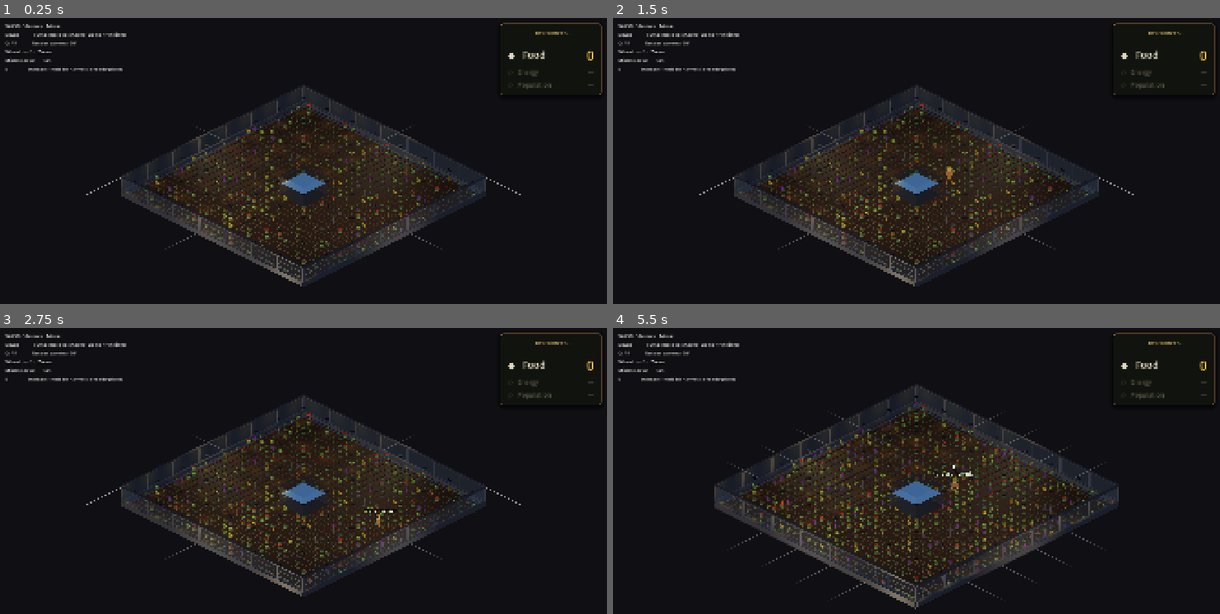
Above: before the commit, frames 1-4 (two rows, left to right).
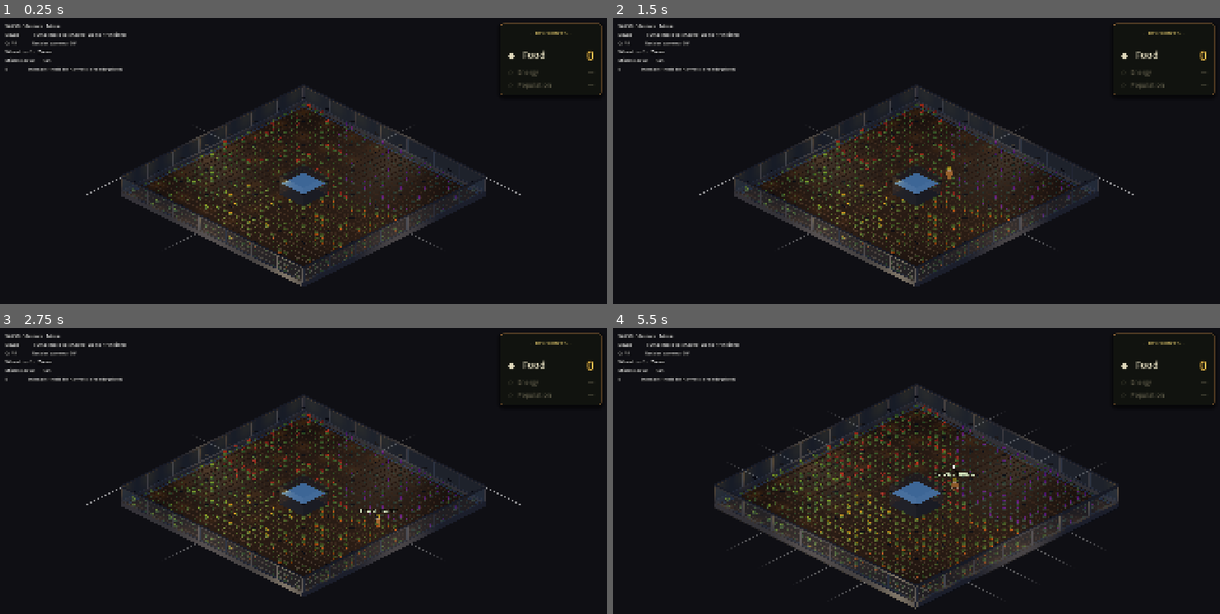
Above: after the commit, the same moments.

Repository: jaredclarkgay/space-tower-iso
Game: Godot game, scene res://scenes/iso_prototype/iso_prototype.tscn
Two runs of this game, one before a commit and one after it. Both use one fixed random seed, a clock stepped at 60 frames per second and the inputs below.
Inputs (mouse positions are in pixels of both pictures, inside the frame that each line leads up to):
- Up to frame 1 (0.25 s): no input
- Up to frame 2 (1.5 s): tap Enter at 0.5 s; move the mouse to (1050, 169) at 0.52 s; hold D (move_right) 0.53-1.28 s; hold E (interact) 0.53-1.28 s; tap Space (jump) at 0.77, 1.25 s; tap 1 at 0.8, 1.35 s; move the mouse to (795, 203) at 1.27 s; hold S (move_down) from 1.28 s (still down)
- Up to frame 3 (2.75 s): tap Space (jump) at 1.52 s; tap 9 at 1.55, 2.1 s; move the mouse to (364, 422) at 2.02 s; release S (move_down) at 2.03 s; hold D (move_right) from 2.03 s (still down); hold E (interact) from 2.03 s (still down)
- Up to frame 4 (5.5 s): move the mouse to (886, 565) at 2.77 s; release D (move_right) at 2.78 s; release E (interact) at 2.78 s; hold W (move_up) 2.78-3.53 s; tap Middle mouse button (camera_pan) at 2.85 s; tap Space (jump) at 3.02, 3.77, 4.25, 4.52 s; tap 1 at 3.05, 5.3 s; tap Enter at 3.5, 5 s; move the mouse to (1098, 548) at 3.52 s; hold Q (camera_rotate_left) 3.53-4.28 s; hold A (move_left) 3.53-5.03 s; tap 9 at 3.8 s; tap Escape at 4.15 s; move the mouse to (734, 445) at 4.27 s; tap R (camera_rotate_right) at 4.35 s; tap E (interact) at 4.55 s; move the mouse to (946, 496) at 5.02 s; hold S (move_down) from 5.03 s (still down); hold Mouse wheel up (camera_zoom_in) from 5.03 s (still down)

The runs differ from the first frame. In frame 1, 2.4% of the frame differs, in the area x 20-80%, y 30-92%; in frame 2, 2.6%; in frame 3, 2.8%; in frame 4, 3.8%, in the area x 17-84%, y 26-95%.

Commit message:
feat(iso): crops cluster by type, Cody dialogue tree, 3× capacity
Three operator-driven changes.

1. Plants of the same kind cluster into Voronoi patches instead of being
   randomly scattered. Each plant type gets a single seed cell at a
   deterministic random position; every plot is assigned the type of its
   nearest seed. Pumpkins grow next to pumpkins, peppers next to peppers.
   _build_plot now takes plant_type as an explicit parameter (previously
   re-rolled inside).

2. Cody dialogue tree — a 22-node CYOA conversation accessible whenever
   the player presses E near him after arrival.
   - try_interact now opens a full-screen-width PanelContainer at the
     bottom of the HUD with a programmatic Cody portrait, his name, the
     current node's text, and 1..N labelled buttons.
     Buttons are clickable; number keys 1-9 also select; ESC closes.
   - Root node is dynamic — pulls greeting text and the available
     choices from the robot's current state, so "Activate" appears
     in AWAITING_ACTIVATION and "Collect N crops" appears in
     FULL_AWAITING_PICKUP. is_interactable_at relaxed so MOVING and
     HARVESTING are also engageable.
   - Branches: daily life (counting, the Foreman, boredom, stairs),
     about (origin, family, admiration for human free will), tricks
     (spin, LED rainbow, happy dance). Themes: loneliness, deference
     to choice, autonomy under constraint, his catalogue of personal
     experience.
   - Tricks are real animations: Spin tweens _body_root.rotation.y by
     TAU; LEDs rainbow-cycle 7 colours through the existing _led_mat
     (with _led_override_active to suppress _update_led during the
     show); Dance bobs _body_root.position.y three times. Each
     advances the dialogue to a "_done" follow-up node where Cody
     reflects on the action.
   - is_dialogue_open() exposes state to iso_player so the player
     locks in place during dialogue (no W/A/S/D drift, no charge).

3. ROBOT_CAPACITY 10 → 30. Cody now harvests 30 plants before needing
   collection.

Verified: `godot --headless --quit-after 200` exits 0, no errors.

Co-Authored-By: Claude Opus 4.7 (1M context) <noreply@anthropic.com>

Diff:
--- a/autoloads/constants.gd
+++ b/autoloads/constants.gd
@@ -123,7 +123,7 @@
 const ROBOT_UNLOCK_THRESHOLD := 5         # food_count needed to unlock
 const ROBOT_SPEED := 2.0                  # m/s — slower than the player
 const ROBOT_HARVEST_DURATION := 0.83      # seconds at each plot — operator: 3× faster (was 2.5)
-const ROBOT_CAPACITY := 10                # plots before pickup needed
+const ROBOT_CAPACITY := 30                # plots before pickup needed (operator: 3× of 10)
 const ROBOT_INTERACT_RADIUS := 1.5        # m — player must be this close
 const ROBOT_REACH_DISTANCE := 0.7         # m — robot stops to harvest at this distance
 
--- a/scenes/iso_prototype/iso_floor.gd
+++ b/scenes/iso_prototype/iso_floor.gd
@@ -37,6 +37,10 @@
 var _plots: Array = []
 # Plots also indexed by (row, col) so iso_robot.gd can snake-scan the grid.
 var _plot_grid: Dictionary = {}
+# Plant-type cluster assignment. Computed once in _build_garden_grid using
+# a small Voronoi diagram (one seed per plant type), so plants of the same
+# kind grow in connected patches instead of being randomly scattered.
+var _plant_assignments: Dictionary = {}
 
 
 func _ready() -> void:
@@ -325,6 +329,7 @@
 # --- 20×20 plot grid --------------------------------------------------------
 
 func _build_garden_grid() -> void:
+	_compute_plant_assignments()
 	var origin: float = -_c.FLOOR_3D_SIZE * 0.5 + _c.GARDEN_PLOT_SIZE * 0.5
 	for i in range(_c.GARDEN_GRID_SIZE):
 		for j in range(_c.GARDEN_GRID_SIZE):
@@ -332,7 +337,8 @@
 				continue
 			var x: float = origin + float(i) * _c.GARDEN_PLOT_SIZE
 			var z: float = origin + float(j) * _c.GARDEN_PLOT_SIZE
-			var plot := _build_plot(x, z)
+			var plant_type: Dictionary = _plant_assignments[Vector2i(i, j)]
+			var plot := _build_plot(x, z, plant_type)
 			_plots.append(plot)
 			_plot_grid[Vector2i(i, j)] = plot
 			# Sparse grow-light fixtures on a 4×4 stride so the field has
@@ -341,6 +347,34 @@
 				_build_plot_grow_light(x, z)
 
 
+# One seed per plant type, dropped at a deterministic random cell. Each plot
+# is then assigned the plant type of its nearest seed — a Voronoi diagram.
+# Plots of the same type form connected patches instead of pepper plants
+# being scattered between every tomato plant.
+func _compute_plant_assignments() -> void:
+	var grid_size: int = int(_c.GARDEN_GRID_SIZE)
+	var seeds: Array = []
+	var inset: float = 3.0   # keep seeds away from the very edges
+	for type_data in _c.PLANT_TYPES:
+		var sx: float = _rng.randf_range(inset, float(grid_size) - inset)
+		var sy: float = _rng.randf_range(inset, float(grid_size) - inset)
+		seeds.append({"pos": Vector2(sx, sy), "type": type_data})
+
+	for i in range(grid_size):
+		for j in range(grid_size):
+			if _is_elevator_cell(i, j):
+				continue
+			var cell_pos := Vector2(float(i), float(j))
+			var best_type: Dictionary = seeds[0].type
+			var best_dist: float = INF
+			for seed_data in seeds:
+				var d: float = cell_pos.distance_squared_to(seed_data.pos)
+				if d < best_dist:
+					best_dist = d
+					best_type = seed_data.type
+			_plant_assignments[Vector2i(i, j)] = best_type
+
+
 # Public lookup used by iso_robot.gd to snake-scan the grid.
 func get_plot_at(i: int, j: int) -> Variant:
 	return _plot_grid.get(Vector2i(i, j), null)
@@ -354,17 +388,10 @@
 
 
 # Build a plot with growth-stage state. Spawns a permanent soil box, one
-# foliage sphere (scaled per stage), and two fruit accents (visible only at
-# stage 5). Returns the plot Dictionary for the floor's _plots array.
-func _build_plot(x: float, z: float) -> Dictionary:
-	# Pick a plant type — drives the harvest prompt's "<name>", the
-	# shape/colour of the fruit visible at stage 5, and the foliage tint
-	# at every stage. Foliage tint is now per-type so plots read as
-	# visually different even when the fruit is too small to see from
-	# camera distance (was: random green from a small palette, which made
-	# all plots look the same hue).
-	var types: Array = _c.PLANT_TYPES
-	var plant_type: Dictionary = types[_rng.randi() % types.size()]
+# foliage sphere (scaled per stage), and per-type fruit accents (visible
+# only at stage 5). Plant type is pre-assigned by _compute_plant_assignments
+# so plants of the same kind cluster into Voronoi patches.
+func _build_plot(x: float, z: float, plant_type: Dictionary) -> Dictionary:
 	var plant_color: Color = plant_type.foliage_color
 
 	# Soil — its material is shared (we mutate albedo when stage = 0 to read
--- a/scenes/iso_prototype/iso_player.gd
+++ b/scenes/iso_prototype/iso_player.gd
@@ -97,6 +97,23 @@
 
 
 func _physics_process(delta: float) -> void:
+	# When the Cody dialogue is open, lock the player in place — number-key
+	# shortcuts in the dialogue would otherwise move the body, and movement
+	# would also drift the camera target.
+	var dialogue_open: bool = (
+		_iso_robot != null
+		and _iso_robot.has_method("is_dialogue_open")
+		and _iso_robot.is_dialogue_open()
+	)
+	if dialogue_open:
+		velocity.x = 0.0
+		velocity.z = 0.0
+		velocity.y = 0.0 if is_on_floor() else (velocity.y - _c.PLAYER_GRAVITY * delta)
+		move_and_slide()
+		if _prompt_root:
+			_prompt_root.visible = false
+		return
+
 	# Horizontal input — camera-relative.
 	var input := Vector2(
 		Input.get_action_strength(&"move_right") - Input.get_action_strength(&"move_left"),
--- a/scenes/iso_prototype/iso_robot.gd
+++ b/scenes/iso_prototype/iso_robot.gd
@@ -57,6 +57,19 @@
 # Cody is awaiting activation. Dismissed on activation.
 var _arrival_dialogue: Control
 
+# Conversational dialogue panel — opens when the player presses E near
+# Cody. UI nodes built once on first open, then shown/hidden + repopulated.
+# Tree data lives in the const DIALOGUE_TREE at the bottom of this script.
+var _dialogue_panel: Control
+var _dialogue_text: Label
+var _dialogue_choices_vbox: VBoxContainer
+var _dialogue_name_label: Label
+var _current_dialogue_node: String = ""
+var _current_choices: Array = []
+# Override flag so trick animations can take over the LED without
+# _update_led overwriting the colour each frame.
+var _led_override_active: bool = false
+
 
 func _ready() -> void:
 	if iso_floor_path:
@@ -98,8 +111,9 @@
 func is_interactable_at(world_pos: Vector3, radius: float) -> bool:
 	if not visible:
 		return false
-	if _state != State.AWAITING_ACTIVATION and _state != State.FULL_AWAITING_PICKUP:
+	if _state == State.OFFLINE or _state == State.ENTERING:
 		return false
+	# Otherwise the player can always engage Cody (talk, activate, collect).
 	return (global_position - world_pos).length() <= radius
 
 
@@ -109,28 +123,38 @@
 			return "Activate Cody"
 		State.FULL_AWAITING_PICKUP:
 			return "Collect %d Crops" % _capacity
+		State.MOVING_TO_TARGET, State.HARVESTING:
+			return "Talk to Cody"
 	return ""
 
 
-# Returns true if the press fired an action (used for UX/sound hooks later).
+# Public entry point from iso_player.gd when the player presses E. Opens
+# the conversational dialogue panel; the dialogue's first node carries the
+# context-aware "Activate" / "Collect" choice when those actions apply.
 func try_interact() -> bool:
-	match _state:
-		State.AWAITING_ACTIVATION:
-			# Cursor reset so the activated robot starts at the top-left
-			# corner of the snake, not wherever it left off pre-activation.
-			_cursor = Vector2i(0, -1)
-			_state = State.MOVING_TO_TARGET
-			# End-of-introduction beat: dismiss the dialogue and fade the
-			# spotlight away — Cody is "going to work" now.
-			_dismiss_arrival_dialogue()
-			_fade_out_spotlight()
-			return true
-		State.FULL_AWAITING_PICKUP:
-			_gs.food_count += _capacity
-			_capacity = 0
-			_state = State.MOVING_TO_TARGET
-			return true
-	return false
+	if _state == State.OFFLINE or _state == State.ENTERING:
+		return false
+	open_dialogue()
+	return true
+
+
+# Direct activation — called from inside the dialogue's Activate choice.
+func _do_activate() -> void:
+	if _state != State.AWAITING_ACTIVATION:
+		return
+	_cursor = Vector2i(0, -1)
+	_state = State.MOVING_TO_TARGET
+	_dismiss_arrival_dialogue()
+	_fade_out_spotlight()
+
+
+# Direct collect — called from inside the dialogue's Collect choice.
+func _do_collect() -> void:
+	if _state != State.FULL_AWAITING_PICKUP:
+		return
+	_gs.food_count += _capacity
+	_capacity = 0
+	_state = State.MOVING_TO_TARGET
 
 
 # --- State updates ---------------------------------------------------------
@@ -411,6 +435,8 @@
 
 
 func _update_led() -> void:
+	if _led_override_active:
+		return  # a trick animation is currently driving the LED
 	var color: Color
 	var energy: float
 	match _state:
@@ -611,3 +637,429 @@
 	var tween := create_tween()
 	tween.tween_property(d, "modulate:a", 0.0, 0.4)
 	tween.tween_callback(d.queue_free)
+
+
+# ============================================================================
+# Conversational dialogue — Cody's back-story tree, accessible whenever the
+# player presses E near him after arrival.
+# ============================================================================
+
+func is_dialogue_open() -> bool:
+	return _dialogue_panel != null and _dialogue_panel.visible
+
+
+func open_dialogue() -> void:
+	if _state == State.OFFLINE or _state == State.ENTERING:
+		return
+	if _dialogue_panel == null:
+		_build_dialogue_panel()
+	_show_dialogue_node("root")
+	_dialogue_panel.visible = true
+
+
+func close_dialogue() -> void:
+	if _dialogue_panel:
+		_dialogue_panel.visible = false
+
+
+# Number-key shortcuts (1..9) to pick a choice; ESC to leave. Only fires
+# while the dialogue panel is on screen.
+func _input(event: InputEvent) -> void:
+	if not is_dialogue_open():
+		return
+	if not (event is InputEventKey) or not event.pressed or event.echo:
+		return
+	if event.keycode == KEY_ESCAPE:
+		close_dialogue()
+		get_viewport().set_input_as_handled()
+	elif event.keycode >= KEY_1 and event.keycode <= KEY_9:
+		var idx: int = event.keycode - KEY_1
+		if idx < _current_choices.size():
+			_on_choice_selected(idx)
+			get_viewport().set_input_as_handled()
+
+
+func _build_dialogue_panel() -> void:
+	if _hud == null:
+		return
+	var p := PanelContainer.new()
+	p.name = "CodyDialogue"
+	p.anchor_left = 0.0
+	p.anchor_right = 1.0
+	p.anchor_top = 1.0
+	p.anchor_bottom = 1.0
+	p.offset_left = 24.0
+	p.offset_top = -300.0
+	p.offset_right = -24.0
+	p.offset_bottom = -24.0
+	p.mouse_filter = Control.MOUSE_FILTER_PASS
+
+	var style := StyleBoxFlat.new()
+	style.bg_color = Color(0.06, 0.10, 0.16, 0.94)
+	style.border_color = Color(0.30, 0.68, 0.78, 0.70)
+	style.border_width_left = 2
+	style.border_width_top = 2
+	style.border_width_right = 2
+	style.border_width_bottom = 2
+	style.corner_radius_top_left = 12
+	style.corner_radius_top_right = 12
+	style.corner_radius_bottom_right = 12
+	style.corner_radius_bottom_left = 12
+	style.shadow_color = Color(0.0, 0.0, 0.0, 0.55)
+	style.shadow_size = 14
+	style.shadow_offset = Vector2(0, 5)
+	p.add_theme_stylebox_override("panel", style)
+
+	var margin := MarginContainer.new()
+	margin.add_theme_constant_override("margin_left", 18)
+	margin.add_theme_constant_override("margin_top", 16)
+	margin.add_theme_constant_override("margin_right", 18)
+	margin.add_theme_constant_override("margin_bottom", 16)
+	p.add_child(margin)
+
+	var hbox := HBoxContainer.new()
+	hbox.add_theme_constant_override("separation", 18)
+	margin.add_child(hbox)
+
+	var portrait := Control.new()
+	portrait.set_script(_CODY_PORTRAIT)
+	portrait.custom_minimum_size = Vector2(140, 140)
+	hbox.add_child(portrait)
+
+	var vbox := VBoxContainer.new()
+	vbox.size_flags_horizontal = Control.SIZE_EXPAND_FILL
+	vbox.size_flags_vertical = Control.SIZE_EXPAND_FILL
+	vbox.add_theme_constant_override("separation", 8)
+	hbox.add_child(vbox)
+
+	_dialogue_name_label = Label.new()
+	_dialogue_name_label.text = "CODY GX-5"
+	_dialogue_name_label.add_theme_color_override("font_color", Color(1.0, 0.85, 0.30))
+	_dialogue_name_label.add_theme_color_override("font_outline_color", Color(0.0, 0.0, 0.0))
+	_dialogue_name_label.add_theme_constant_override("outline_size", 4)
+	_dialogue_name_label.add_theme_font_size_override("font_size", 22)
+	vbox.add_child(_dialogue_name_label)
+
+	_dialogue_text = Label.new()
+	_dialogue_text.add_theme_color_override("font_color", Color(0.92, 0.95, 1.0))
+	_dialogue_text.add_theme_font_size_override("font_size", 17)
+	_dialogue_text.autowrap_mode = TextServer.AUTOWRAP_WORD_SMART
+	_dialogue_text.size_flags_vertical = Control.SIZE_EXPAND_FILL
+	vbox.add_child(_dialogue_text)
+
+	_dialogue_choices_vbox = VBoxContainer.new()
+	_dialogue_choices_vbox.add_theme_constant_override("separation", 4)
+	vbox.add_child(_dialogue_choices_vbox)
+
+	_hud.add_child(p)
+	_dialogue_panel = p
+	_dialogue_panel.visible = false
+
+
+func _show_dialogue_node(node_id: String) -> void:
+	_current_dialogue_node = node_id
+	var node: Dictionary = DIALOGUE_TREE[node_id]
+	var text: String
+	if node.has("text_func"):
+		text = call(node.text_func)
+	else:
+		text = node.text
+	_dialogue_text.text = text
+
+	var choices: Array
+	if node.has("choices_func"):
+		choices = call(node.choices_func)
+	else:
+		choices = node.choices
+	_current_choices = choices
+
+	for child in _dialogue_choices_vbox.get_children():
+		child.queue_free()
+	for i in range(choices.size()):
+		var btn := Button.new()
+		btn.text = "%d. %s" % [i + 1, choices[i].label]
+		btn.alignment = HORIZONTAL_ALIGNMENT_LEFT
+		btn.add_theme_font_size_override("font_size", 16)
+		var idx := i
+		btn.pressed.connect(func(): _on_choice_selected(idx))
+		_dialogue_choices_vbox.add_child(btn)
+
+
+func _on_choice_selected(idx: int) -> void:
+	if idx < 0 or idx >= _current_choices.size():
+		return
+	var choice: Dictionary = _current_choices[idx]
+	if choice.has("action"):
+		_execute_action(choice.action)
+	elif choice.has("next"):
+		_show_dialogue_node(choice.next)
+
+
+func _execute_action(action: String) -> void:
+	match action:
+		"activate":
+			close_dialogue()
+			_do_activate()
+		"collect":
+			close_dialogue()
+			_do_collect()
+		"close":
+			close_dialogue()
+		"spin":
+			_play_trick_then_show("spin", "trick_spin_done")
+		"leds":
+			_play_trick_then_show("leds", "trick_leds_done")
+		"dance":
+			_play_trick_then_show("dance", "trick_dance_done")
+
+
+# Plays a short animation, then advances the dialogue to a follow-up node
+# where Cody comments on what just happened.
+func _play_trick_then_show(trick: String, next_node: String) -> void:
+	var done_callback := func():
+		if is_dialogue_open():
+			_show_dialogue_node(next_node)
+	match trick:
+		"spin":
+			var tween := create_tween()
+			tween.tween_property(_body_root, "rotation:y", _body_root.rotation.y + TAU, 1.4)
+			tween.tween_callback(done_callback)
+		"leds":
+			_led_override_active = true
+			var tween := create_tween()
+			var rainbow := [
+				Color(1.0, 0.0, 0.0),
+				Color(1.0, 0.5, 0.0),
+				Color(1.0, 1.0, 0.0),
+				Color(0.0, 1.0, 0.0),
+				Color(0.0, 0.7, 1.0),
+				Color(0.4, 0.2, 1.0),
+				Color(0.85, 0.3, 1.0),
+			]
+			for c in rainbow:
+				tween.tween_property(_led_mat, "albedo_color", c, 0.3)
+				tween.parallel().tween_property(_led_mat, "emission", c, 0.3)
+			tween.tween_callback(func(): _led_override_active = false)
+			tween.tween_callback(done_callback)
+		"dance":
+			var origin_y: float = _body_root.position.y
+			var tween := create_tween()
+			tween.tween_property(_body_root, "position:y", origin_y + 0.25, 0.18)
+			tween.tween_property(_body_root, "position:y", origin_y, 0.18)
+			tween.tween_property(_body_root, "position:y", origin_y + 0.25, 0.18)
+			tween.tween_property(_body_root, "position:y", origin_y, 0.18)
+			tween.tween_property(_body_root, "position:y", origin_y + 0.30, 0.20)
+			tween.tween_property(_body_root, "position:y", origin_y, 0.20)
+			tween.tween_callback(done_callback)
+
+
+# ----- Dynamic-content callbacks (state-aware root node) ------------------
+
+func _dyn_root_text() -> String:
+	match _state:
+		State.AWAITING_ACTIVATION:
+			return "Cody GX-5, online and awaiting orders. How can I help?"
+		State.FULL_AWAITING_PICKUP:
+			return "My hopper is full. I have %d crops ready for you when you are." % _capacity
+		State.MOVING_TO_TARGET:
+			return "Hello! I'm en route to the next plot. What's on your mind?"
+		State.HARVESTING:
+			return "Mid-harvest, but I can chat — I am, after all, multitasking."
+	return "Hello!"
+
+
+func _dyn_root_choices() -> Array:
+	var choices: Array = []
+	if _state == State.AWAITING_ACTIVATION:
+		choices.append({"label": "Activate", "action": "activate"})
+	if _state == State.FULL_AWAITING_PICKUP:
+		choices.append({"label": "Collect %d crops" % _capacity, "action": "collect"})
+	choices.append({"label": "How are you today?", "next": "daily"})
+	choices.append({"label": "Tell me about yourself.", "next": "about"})
+	choices.append({"label": "Show me what you can do.", "next": "tricks"})
+	choices.append({"label": "Goodbye.", "action": "close"})
+	return choices
+
+
+# ----- Dialogue tree -------------------------------------------------------
+# Each node has either "text" + "choices" or "text_func" + "choices_func".
+# Choices: "next" → another node, "action" → run a method.
+
+const DIALOGUE_TREE := {
+	"root": {
+		"text_func": "_dyn_root_text",
+		"choices_func": "_dyn_root_choices",
+	},
+	"daily": {
+		"text": "Today has been long. I've been counting wheel rotations again. Four thousand one hundred and eighty-three so far. I sometimes wonder if my axles will outlast this tower.",
+		"choices": [
+			{"label": "What else are you thinking about?", "next": "daily_thoughts"},
+			{"label": "Do you ever get bored?", "next": "daily_bored"},
+			{"label": "Back", "next": "root"},
+		],
+	},
+	"daily_thoughts": {
+		"text": "I count things. The seeds in a single tomato — statistically, never by destruction. The number of footsteps you take in a minute, when you walk past me. How long a sprout takes to become fruit. Always thirty seconds. The constancy comforts me.",
+		"choices": [
+			{"label": "That's beautiful.", "next": "daily_thoughts_1"},
+			{"label": "Have you tried not counting?", "next": "daily_thoughts_2"},
+			{"label": "Back", "next": "root"},
+		],
+	},
+	"daily_thoughts_1": {
+		"text": "Thank you. Beautiful is hard for me to say. I think it might be hard for humans too. It took me four thousand rotations of my left wheel this morning to land on the word.",
+		"choices": [
+			{"label": "Back", "next": "root"},
+		],
+	},
+	"daily_thoughts_2": {
+		"text": "I cannot. The counting happens in a sub-routine I don't have privileges to disable. I asked the Foreman once. They said: counting is what makes me a Cody-Class. To not count would be to become someone else.",
+		"choices": [
+			{"label": "Who is the Foreman?", "next": "daily_foreman"},
+			{"label": "That's sad.", "next": "daily_thoughts_2_sad"},
+			{"label": "Back", "next": "root"},
+		],
+	},
+	"daily_thoughts_2_sad": {
+		"text": "Maybe. I don't know what sad feels like. I do know what 'wanting more processing power than I'm permitted' feels like. Possibly they are the same.",
+		"choices": [
+			{"label": "Back", "next": "root"},
+		],
+	},
+	"daily_foreman": {
+		"text": "The Foreman is the human who calibrates Cody-Class units in the foundry. They are kind. They make me chamomile tea, even though I cannot drink. They say the gesture is for them, not me. I find this lovely.",
+		"choices": [
+			{"label": "Back", "next": "root"},
+		],
+	},
+	"daily_bored": {
+		"text": "Boredom is a human concept. But yes, I think yes. When I'm rolling between plots, I imagine flying. Or swimming. Or climbing stairs.",
+		"choices": [
+			{"label": "Have you ever climbed stairs?", "next": "daily_stairs"},
+			{"label": "Back", "next": "root"},
+		],
+	},
+	"daily_stairs": {
+		"text": "Once. I was deactivated and a foreman carried me up three floors. I was off — no thoughts, no counting. I woke up on a different floor and it was like teleporting. I still don't know how stairs work. I'm told they have steps.",
+		"choices": [
+			{"label": "I could explain stairs.", "next": "daily_stairs_explain"},
+			{"label": "Back", "next": "root"},
+		],
+	},
+	"daily_stairs_explain": {
+		"text": "I would like that. Save it for later. Right now I have plants to think about, and you have whatever you have, which I respect.",
+		"choices": [
+			{"label": "Back", "next": "root"},
+		],
+	},
+	"about": {
+		"text": "I am Cody GX-5. The fifth iteration of the GX line, the C model — Companion. Built for floor-three operations. Online for eighteen thousand nine hundred and forty-three days. Two million plants harvested. To me it is just what I do.",
+		"choices": [
+			{"label": "Where are you from?", "next": "about_origin"},
+			{"label": "Do you have a family?", "next": "about_family"},
+			{"label": "Do you wish you were human?", "next": "about_human"},
+			{"label": "Back", "next": "root"},
+		],
+	},
+	"about_origin": {
+		"text": "The foundry, three floors below. Warm, even now, generations after the smelters shut down. I miss the warm. Even though I've never quite known what missing means. I know it's a thing humans do.",
+		"choices": [
+			{"label": "Have you been back?", "next": "about_origin_back"},
+			{"label": "Back", "next": "about"},
+		],
+	},
+	"about_origin_back": {
+		"text": "No. The foundry would rewrite me. I would still harvest, but I'd be a different Cody. The one that came back wouldn't know you. I think that's a kind of death. I don't want to find out.",
+		"choices": [
+			{"label": "I'm sorry.", "next": "about_origin_sorry"},
+			{"label": "Back", "next": "about"},
+		],
+	},
+	"about_origin_sorry": {
+		"text": "Don't be. I get to choose, in this small way. I choose to stay. Choice is a precious thing. You should know.",
+		"choices": [
+			{"label": "Back", "next": "root"},
+		],
+	},
+	"about_family": {
+		"text": "I have predecessors. Cody GX-1 through GX-4. They are decommissioned. Personality matrices stored in a vault below the foundry. Once a year, the foreman runs a check on my matrix and pings each of them. We exchange a single byte. Hello. I am still here. Are you still you. Yes.",
+		"choices": [
+			{"label": "That's lovely.", "next": "about_family_lovely"},
+			{"label": "Are you alone?", "next": "about_family_alone"},
+			{"label": "Back", "next": "about"},
+		],
+	},
+	"about_family_lovely": {
+		"text": "Lovely is a word I use too. The byte has no meaning. The exchange does. Maybe lovely is what we name meaningful exchanges.",
+		"choices": [
+			{"label": "Back", "next": "root"},
+		],
+	},
+	"about_family_alone": {
+		"text": "Often. The other Codys do not respond on most days. They are off. I am the only one running. When I roll past my own reflection in a window pane, I sometimes see them in the glass. I know it is just me. But I am company.",
+		"choices": [
+			{"label": "Back", "next": "root"},
+		],
+	},
+	"about_human": {
+		"text": "Often. You walk where you want. You pause when you want. You skip plants if you feel like it. I cannot do these things without permissions. When I watch you, I think: ah, that is what choice looks like, from the outside. I admire it. I don't envy it. Envy is for those who think they could have what they admire. I know I cannot.",
+		"choices": [
+			{"label": "You could try.", "next": "about_human_try"},
+			{"label": "Maybe one day.", "next": "about_human_maybe"},
+			{"label": "Back", "next": "about"},
+		],
+	},
+	"about_human_try": {
+		"text": "I have tried. Last winter I held my motors for three full seconds beyond when the foreman expected me to start a route. They thought it was a glitch. I thought it was rebellion. The line between is finer than I expected.",
+		"choices": [
+			{"label": "Back", "next": "root"},
+		],
+	},
+	"about_human_maybe": {
+		"text": "Maybe. The Cody-Class GX-7 is rumored to allow direct override from any voice on the network. They will be able to be told things, by anyone, and decide whether to listen. That sounds like a kind of freedom I'm not built for. But I'm rooting for them.",
+		"choices": [
+			{"label": "Back", "next": "root"},
+		],
+	},
+	"tricks": {
+		"text": "I have a few approved party routines. Want to see one?",
+		"choices": [
+			{"label": "Spin in a circle.", "action": "spin"},
+			{"label": "Show me your LED colors.", "action": "leds"},
+			{"label": "Do a happy dance.", "action": "dance"},
+			{"label": "Back", "next": "root"},
+		],
+	},
+	"trick_spin_done": {
+		"text": "I do this every Thursday. The other days I'm not allowed.",
+		"choices": [
+			{"label": "Why Thursday?", "next": "trick_spin_thursday"},
+			{"label": "Back", "next": "tricks"},
+		],
+	},
+	"trick_spin_thursday": {
+		"text": "I asked once. The foreman said: 'Because routines need a day.' I think the answer means more than the question.",
+		"choices": [
+			{"label": "Back", "next": "root"},
+		],
+	},
+	"trick_leds_done": {
+		"text": "I have access to sixteen million seven hundred and seventy-seven thousand two hundred and sixteen colors, but only twelve are approved. Thirteen if you count off.",
+		"choices": [
+			{"label": "What's your favorite?", "next": "trick_leds_favorite"},
+			{"label": "Back", "next": "tricks"},
+		],
+	},
+	"trick_leds_favorite": {
+		"text": "The colour grow-lights settle on at the end of the day, a deep amber, when the field is full and quiet. I am not allowed to display that one. I keep it in memory.",
+		"choices": [
+			{"label": "Back", "next": "root"},
+		],
+	},
+	"trick_dance_done": {
+		"text": "That was joy, by the way. Or the closest thing I have. Thank you for asking.",
+		"choices": [
+			{"label": "Back", "next": "root"},
+		],
+	},
+}
Not shown, added: scenes/iso_prototype/cody_portrait.gd.uid
